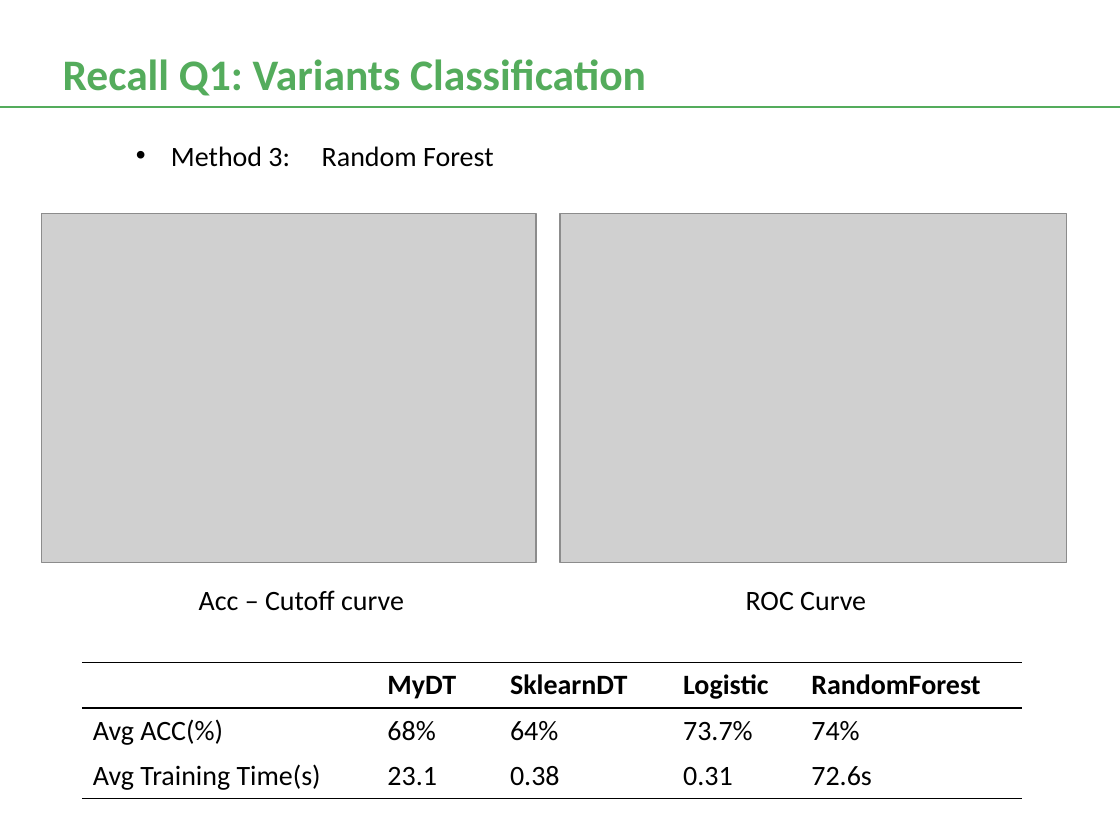
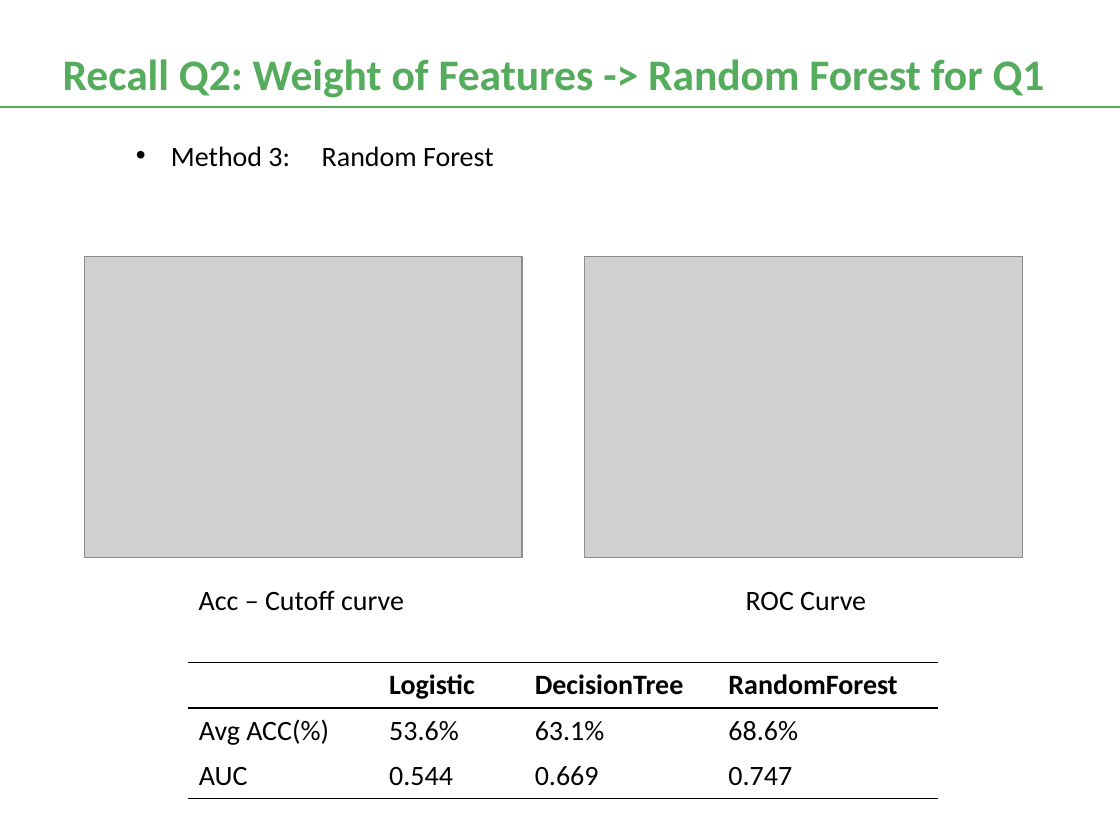
Before and after one commit to frostace/BinaryClassification, a slide deck: slide 10 of DataSciencePres.pptx (slide 11 before the commit). Drawn at 1120x840 pixels with LibreOffice and Linux fonts; fonts in the diff are those of the drawing; grey boxes stand for pictures. Boxes give left, top, right and bottom in pixels: in the first picture for what was removed or moved away, otherwise in the second. Text is boxed around its words. In the diff, an @@ line names an element or a change of style, - is before the commit and + after.

```diff
--- a/DataSciencePres.pptx
+++ b/DataSciencePres.pptx
@@ text at [63, 59, 1045, 98]: text changed @@
-Recall Q1: Variants Classification
+Recall Q2: Weight of Features -> Random Forest for Q1
@@ picture: place and size @@
-picture at [41, 214, 536, 562]
+picture at [84, 256, 522, 558]
@@ picture: place and size @@
-picture at [560, 214, 1067, 562]
+picture at [585, 256, 1023, 558]
@@ table at [188, 662, 939, 799] @@
-column 1:  | Avg ACC(%) | Avg Training Time(s)
-column 2: MyDT | 68% | 23.1
-column 3: SklearnDT | 64% | 0.38
-column 4: Logistic | 73.7% | 0.31
-column 5: RandomForest | 74% | 72.6s
+column 1:  | Avg ACC(%) | AUC
+column 2: Logistic | 53.6% | 0.544
+column 3: DecisionTree | 63.1% | 0.669
+column 4: RandomForest | 68.6% | 0.747
@@ table: place and size @@
-table at [82, 662, 1024, 799]
+table at [188, 662, 939, 799]
```
Also in this commit, not shown: 5 other slides changed, 1 slide added, 1 slide removed, 19 other files.
